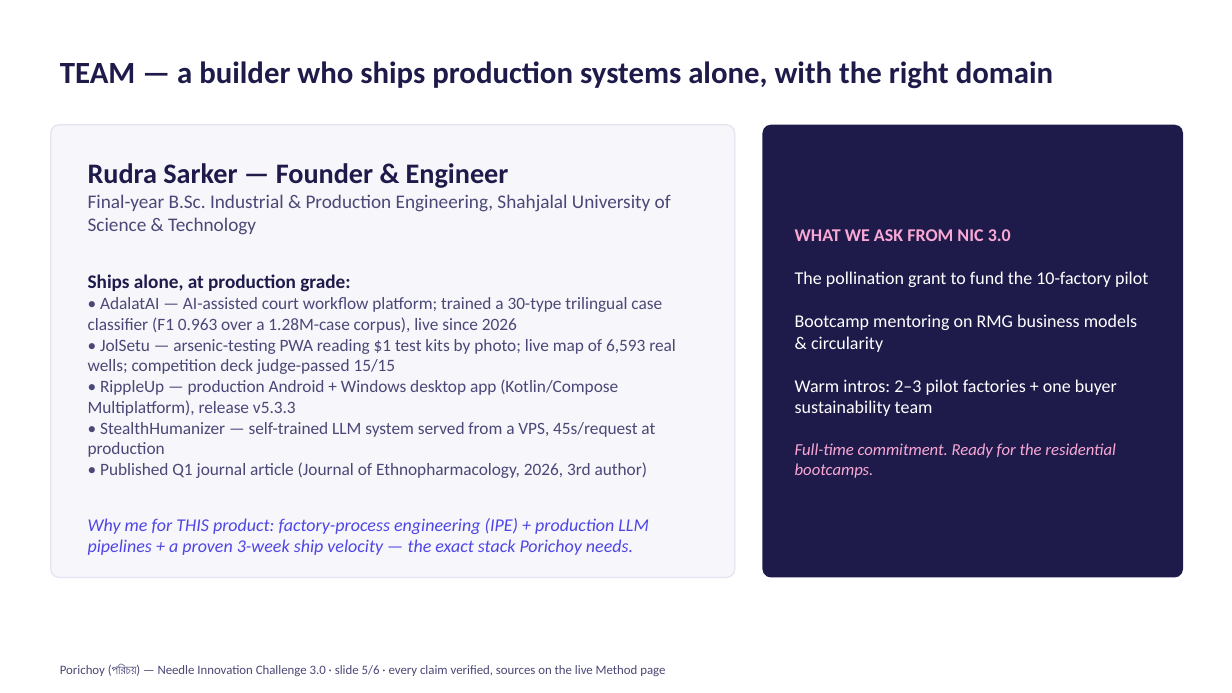
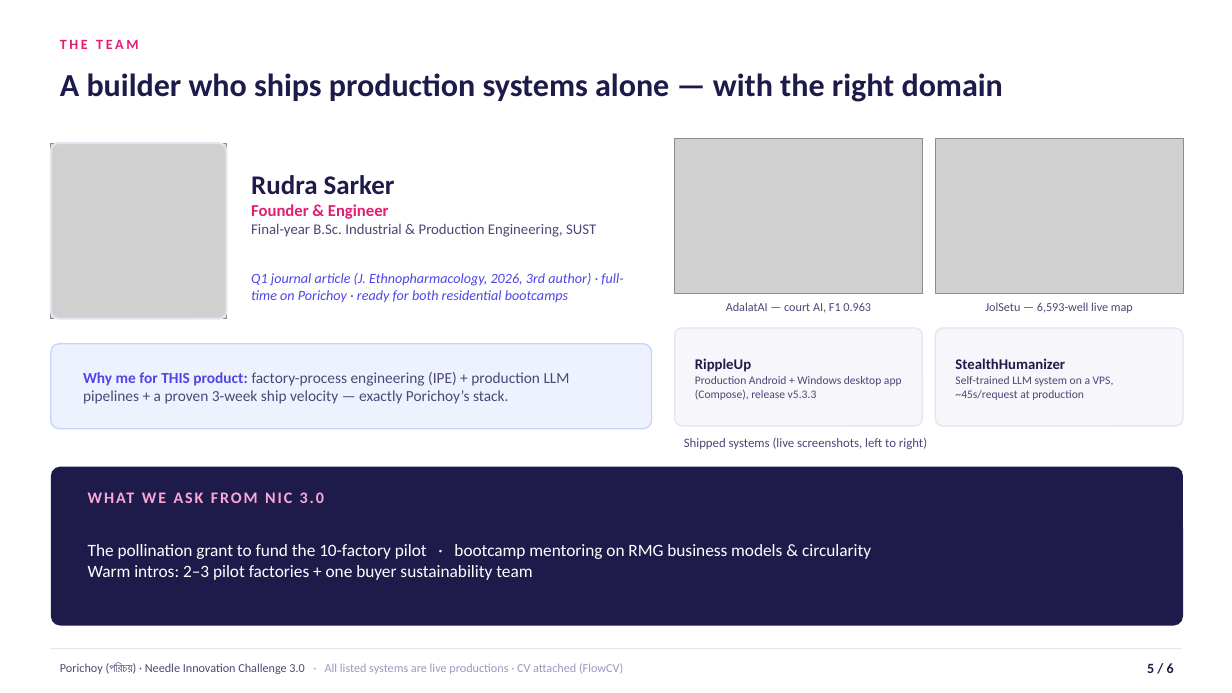
Before and after one commit to rudra496/porichoy, a slide deck: slide 5 of deck/Porichoy_NIC3_Deck.pptx. Drawn at 1232x693 pixels with LibreOffice and Linux fonts; fonts in the diff are those of the drawing; grey boxes stand for pictures. Boxes give left, top, right and bottom in pixels: in the first picture for what was removed or moved away, otherwise in the second. Text is boxed around its words. In the diff, an @@ line names an element or a change of style, - is before the commit and + after.

Commit message:
Deck v3 (photos, native charts, page numbers, references block; 6/6 judge SHIP) + 8-page report PDF (figures, full 16 Crossref references; 8/8 SHIP)

```diff
--- a/deck/Porichoy_NIC3_Deck.pptx
+++ b/deck/Porichoy_NIC3_Deck.pptx
@@ text added at bbox=[60, 40, 138, 49], 11 pt, text #E11D74, bold @@
+THE TEAM
@@ text at bbox=[60, 73, 1003, 102]: text changed; size 24 to 25 pt @@
-TEAM — a builder who ships production systems alone, with the right domain
+A builder who ships production systems alone — with the right domain
@@ rounded rectangle: place and size @@
-rounded rectangle at bbox=[762, 125, 1183, 578]
+rounded rectangle at bbox=[51, 143, 226, 319]
@@ rounded rectangle at bbox=[51, 143, 226, 319]: fill #1E1B4B to none; outline none to #E5E4F0 1.5 pt; proportions changed @@
@@ rounded rectangle removed at bbox=[51, 125, 735, 578] @@
@@ picture added at bbox=[51, 143, 226, 319] @@
@@ picture added at bbox=[675, 139, 922, 294] @@
@@ picture added at bbox=[935, 139, 1183, 294] @@
@@ text removed at bbox=[88, 163, 676, 555] @@
-Rudra Sarker — Founder & Engineer
-Final-year B.Sc. Industrial & Production Engineering, Shahjalal University of Science & Technology
-Ships alone, at production grade:
-• AdalatAI — AI-assisted court workflow platform; trained a 30-type trilingual case classifier (F1 0.963 over a 1.28M-case corpus), live since 2026
-• JolSetu — arsenic-testing PWA reading $1 test kits by photo; live map of 6,593 real wells; competition deck judge-passed 15/15
-• RippleUp — production Android + Windows desktop app (Kotlin/Compose Multiplatform), release v5.3.3
-• StealthHumanizer — self-trained LLM system served from a VPS, 45s/request at production
-• Published Q1 journal article (Journal of Ethnopharmacology, 2026, 3rd author)
-Why me for THIS product: factory-process engineering (IPE) + production LLM pipelines + a proven 3-week ship velocity — the exact stack Porichoy needs.
@@ text added at bbox=[251, 175, 623, 303], 11 pt, text #4F46E5, italic @@
+Rudra Sarker
+Founder & Engineer
+Final-year B.Sc. Industrial & Production Engineering, SUST
+Q1 journal article (J. Ethnopharmacology, 2026, 3rd author) · full-time on Porichoy · ready for both residential bootcamps
@@ rounded rectangle added at bbox=[675, 328, 922, 426], fill #F6F6FB, outline #E5E4F0 1 pt @@
@@ text added at bbox=[726, 302, 871, 313], 9.5 pt, text #4B4877 @@
+AdalatAI — court AI, F1 0.963
@@ rounded rectangle added at bbox=[935, 328, 1183, 426], fill #F6F6FB, outline #E5E4F0 1 pt @@
@@ text added at bbox=[985, 302, 1133, 313], 9.5 pt, text #4B4877 @@
+JolSetu — 6,593-well live map
@@ rounded rectangle added at bbox=[51, 344, 652, 429], fill #EEF2FF, outline #C7D2FE 1 pt @@
@@ text added at bbox=[695, 358, 902, 400], 9 pt, text #4B4877 @@
+RippleUp
+Production Android + Windows desktop app (Compose), release v5.3.3
@@ text added at bbox=[955, 358, 1114, 400], 9 pt, text #4B4877 @@
+StealthHumanizer
+Self-trained LLM system on a VPS, ~45s/request at production
@@ text added at bbox=[83, 372, 570, 404], 12 pt, text #4B4877 @@
+Why me for THIS product: factory-process engineering (IPE) + production LLM pipelines + a proven 3-week ship velocity — exactly Porichoy’s stack.
@@ text added at bbox=[684, 438, 927, 449], 10 pt, text #4B4877 @@
+Shipped systems (live screenshots, left to right)
@@ text at bbox=[795, 443, 1115, 478]: paragraph removed @@
-Full-time commitment. Ready for the residential bootcamps.
@@ rounded rectangle added at bbox=[51, 467, 1183, 626], fill #1E1B4B @@
@@ text added at bbox=[300, 492, 324, 503], 12.5 pt, text #F9A8D4, bold @@
+WHAT WE ASK FROM NIC 3.0
@@ text "The pollination grant to fund ...": place and size @@
-text "The pollination grant to fund ..." at bbox=[795, 229, 1148, 478]
+text "The pollination grant to fund ..." at bbox=[88, 544, 871, 580]
@@ text at bbox=[88, 544, 871, 559]: text changed; size 14 to 13.5 pt @@
-WHAT WE ASK FROM NIC 3.0
-The pollination grant to fund the 10-factory pilot
-Bootcamp mentoring on RMG business models & circularity
+The pollination grant to fund the 10-factory pilot · bootcamp mentoring on RMG business models & circularity
@@ text at bbox=[88, 565, 532, 580]: size 14 to 13.5 pt in "Warm intros: 2–3 pilot factories + one ..." @@
@@ line added from (51, 649) to (1181, 649), #E5E4F0 0.75 pt @@
@@ text at bbox=[60, 662, 623, 674]: text changed; size 10 to 9.5 pt; text colour #4B4877 to #9B98C0 @@
-Porichoy (পরিচয়) — Needle Innovation Challenge 3.0 · slide 5/6 · every claim verified, sources on the live Method page
+Porichoy (পরিচয়) · Needle Innovation Challenge 3.0 · All listed systems are live productions · CV attached (FlowCV)
@@ text added at bbox=[1147, 663, 1174, 673], 11 pt, text #1E1B4B, bold @@
+5 / 6
```
Also in this commit, not shown: 5 other slides changed, 16 other files.
